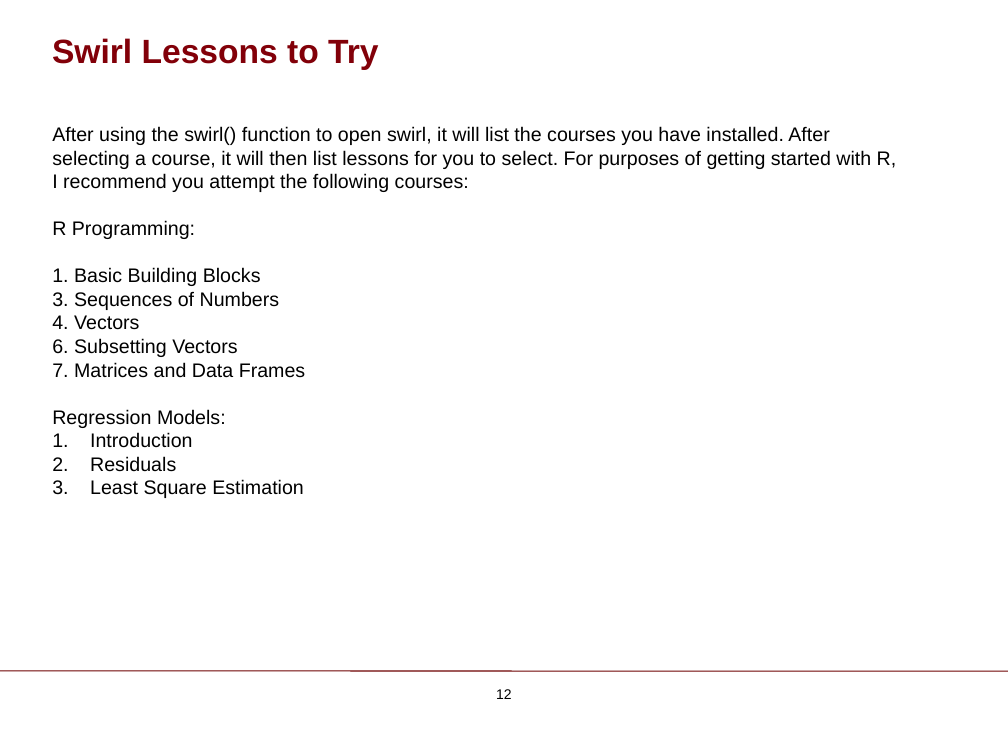
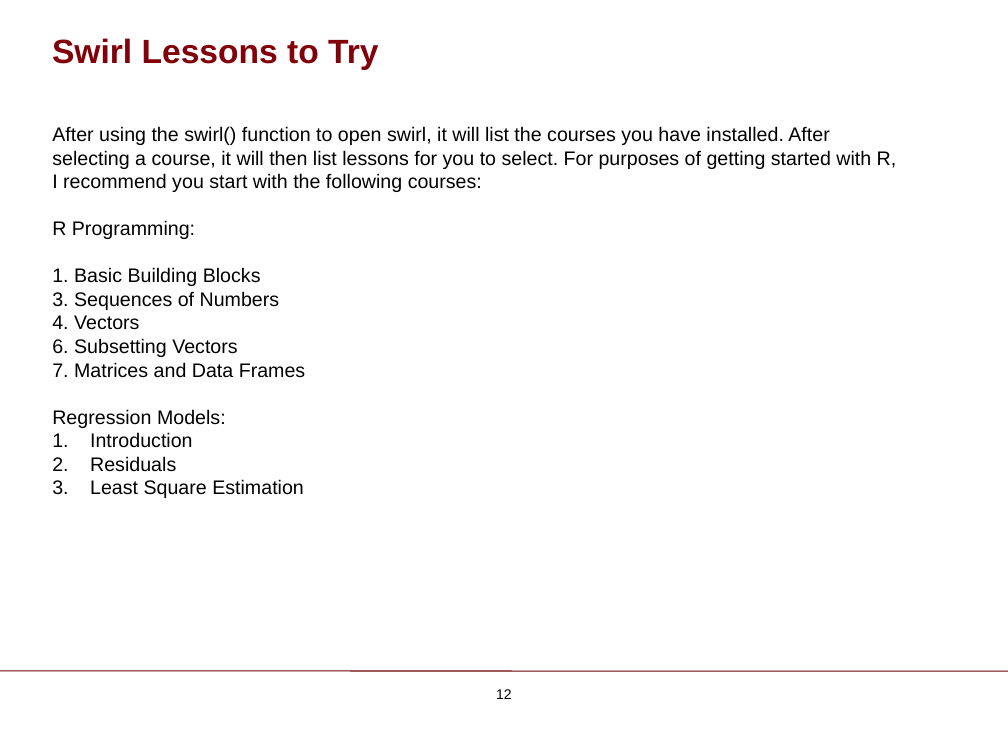
Before and after one commit to ChicagoBoothAnalytics/site, a slide deck: slide 12 of zzz MEDIA/R Basics.pptx. Drawn at 1008x756 pixels with LibreOffice and Linux fonts; fonts in the diff are those of the drawing; background and template pictures are left out. Boxes give left, top, right and bottom in pixels: in the first picture for what was removed or moved away, otherwise in the second. Text is boxed around its words. In the diff, an @@ line names an element or a change of style, - is before the commit and + after.

Commit message:
updated

```diff
--- a/zzz MEDIA/R Basics.pptx
+++ b/zzz MEDIA/R Basics.pptx
@@ text at (52,126,897,192): text changed @@
-After using the swirl() function to open swirl, it will list the courses you have installed. After selecting a course, it will then list lessons for you to select. For purposes of getting started with R, I recommend you attempt the following courses:
+After using the swirl() function to open swirl, it will list the courses you have installed. After selecting a course, it will then list lessons for you to select. For purposes of getting started with R, I recommend you start with the following courses:
```
Also in this commit, not shown: 3 other slides changed.
